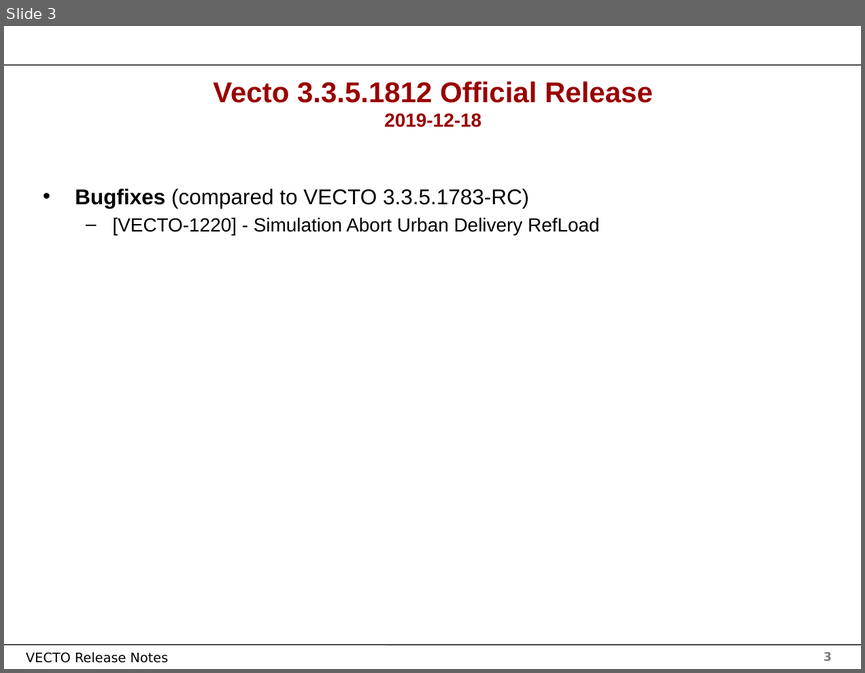
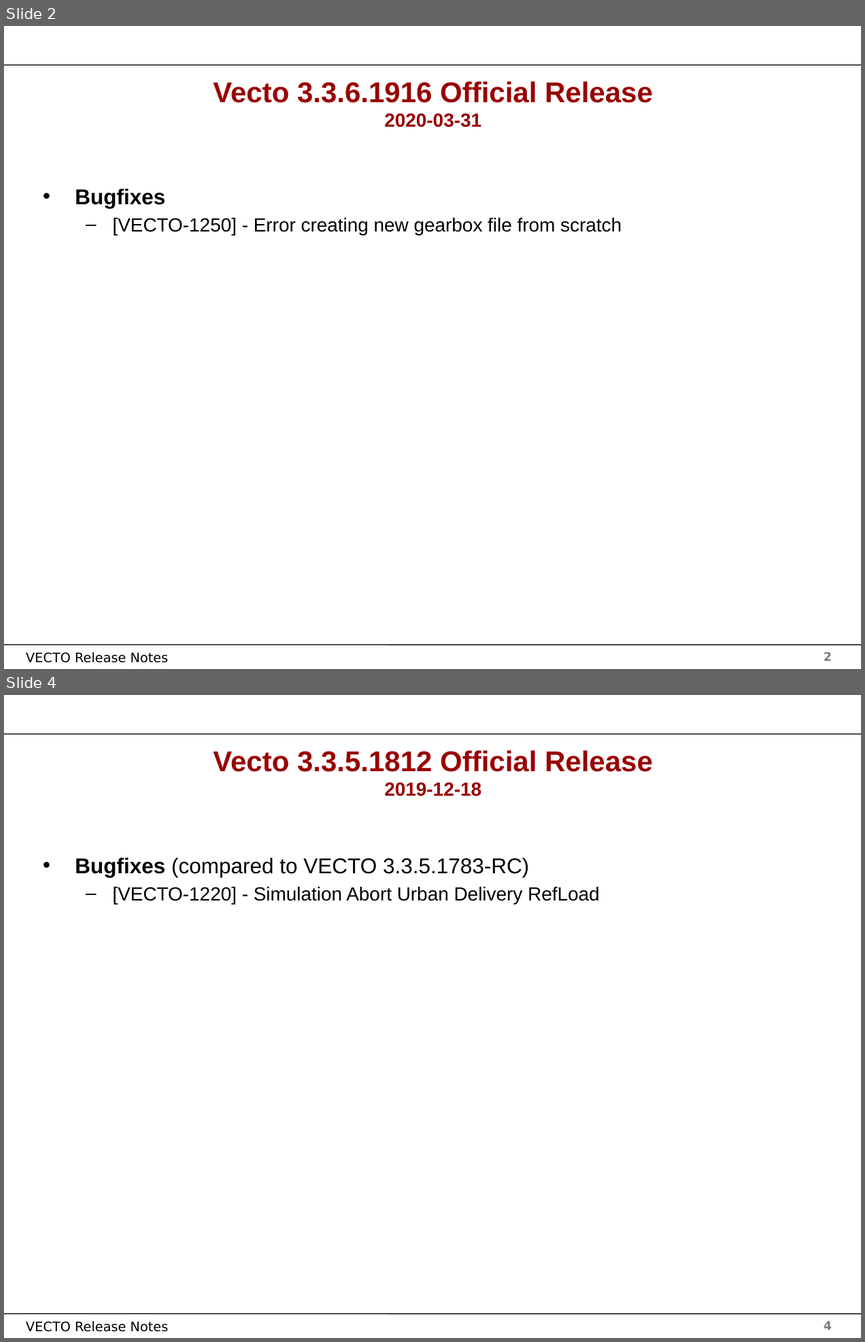
Before and after one commit to tanawadeatharva/BharatVECTO, a slide deck: Documentation/User Manual Source/Release Notes Vecto3.x.pptx. Shown one above the other, each under a label of ours: slide 3 before the commit, slides 2 and 4 after it; the slides between them are not shown. The pictures are 865x673 and 865x1342 pixels, drawn with LibreOffice and Linux fonts; fonts in the diff are those of the drawing; background and template pictures are left out. Boxes give left, top, right and bottom in pixels: in the first picture for what was removed or moved away, otherwise in the second. Text is boxed around its words. In the diff, an @@ line names an element or a change of style, - is before the commit and + after.

Commit message:
creating new official VECTO version

```diff
--- a/Documentation/User Manual Source/Release Notes Vecto3.x.pptx
+++ b/Documentation/User Manual Source/Release Notes Vecto3.x.pptx
@@ slide 2 added at [4,26,861,669], background #FFFFFF; not listed: 4 template elements that a slide beside it also shows @@
@@ title added at [213,81,653,127], 24 pt, text #990000, bold @@
+Vecto 3.3.6.1916 Official Release
+2020-03-31
@@ text added at [75,189,621,235], 16 pt, text #000000 @@
+• Bugfixes
+  – [VECTO-1250] - Error creating new gearbox file from scratch
@@ what was slide 3 is now slide 4 @@
@@ page number at [823,1321,832,1329]: text changed @@
-3
+4
```
Also in this commit, not shown: 2 slides changed, 14 other files.
